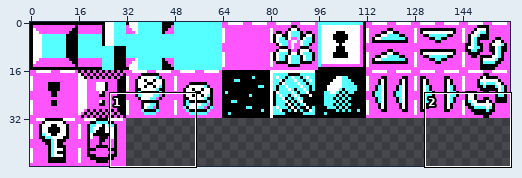
Edited in one commit: sprite sheet (dev/bitmaps/tileset.png). Above, an overview of the earlier version with the close-up marked.
Close-up. Old version:
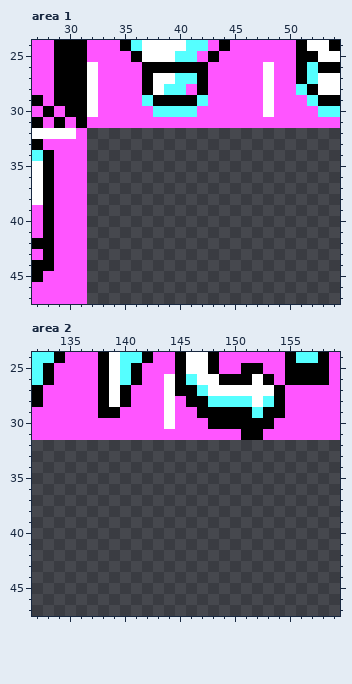
The file is 160x48 pixels. Shown: area 1: x 27..54, y 24..47; area 2: x 132..159, y 24..47.
Once edited:
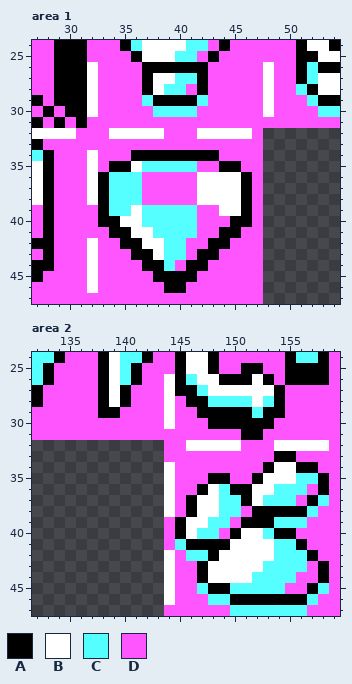
Palette (. is transparent): A #000000  B #ffffff  C #55ffff  D #ff55ff
Change:
{"where": "area 1"}
{"y":32,"x":32,"old":"................","new":"DDBBBBBDDDBBBBBD"}
{"y":33,"x":32,"old":"................","new":"DDDDDDDDDDDDDDDD"}
{"y":34,"x":32,"old":"................","new":"BDDDAAAAAAAADDDD"}
{"y":35,"x":32,"old":"................","new":"BDAABCCCCCDDAADD"}
{"y":36,"x":32,"old":"................","new":"BACCCDDDDDBBBBAD"}
{"y":37,"x":32,"old":"................","new":"BACCCDDDDDBBBBAD"}
{"y":38,"x":32,"old":"................","new":"BACCCDDDDDBBBBAD"}
{"y":39,"x":32,"old":"................","new":"DACCBCCCCCDDBBAD"}
{"y":40,"x":32,"old":"................","new":"DAABBCCCCCDDDAAD"}
{"y":41,"x":32,"old":"................","new":"DDAABBCCCCDDAADD"}
{"y":42,"x":32,"old":"................","new":"BDDAABBCCDDAADDD"}
{"y":43,"x":32,"old":"................","new":"BDDDAABCCDAADDDD"}
{"y":44,"x":32,"old":"................","new":"BDDDDAACDAADDDDD"}
{"y":45,"x":32,"old":"................","new":"BDDDDDAAAADDDDDD"}
{"y":46,"x":32,"old":"................","new":"BDDDDDDAADDDDDDD"}
{"y":47,"x":32,"old":"................","new":"DDDDDDDDDDDDDDDD"}
{"where": "area 2"}
{"y":32,"x":144,"old":"................","new":"DDBBBBBDDDBBBBBD"}
{"y":33,"x":144,"old":"................","new":"DDDDDDDDDDAADDDD"}
{"y":34,"x":144,"old":"................","new":"BDDDDDDDDABBAADD"}
{"y":35,"x":144,"old":"................","new":"BDDDAADDABBBCCAD"}
{"y":36,"x":144,"old":"................","new":"BDDABCAABBCCCDAD"}
{"y":37,"x":144,"old":"................","new":"BDABBCCABCCCDACD"}
{"y":38,"x":144,"old":"................","new":"BDABBCCDAAAAACDD"}
{"y":39,"x":144,"old":"................","new":"DABBCCDAAACCCDDD"}
{"y":40,"x":144,"old":"................","new":"DABCCDABBCAADDDD"}
{"y":41,"x":144,"old":"................","new":"DCAAAABBBBCCADDD"}
{"y":42,"x":144,"old":"................","new":"BDCCABBBBBCCCADD"}
{"y":43,"x":144,"old":"................","new":"BDDABBBBBCCCCDAD"}
{"y":44,"x":144,"old":"................","new":"BDDABBBBCCCCDDAD"}
{"y":45,"x":144,"old":"................","new":"BDDCAACCCCCDDACD"}
{"y":46,"x":144,"old":"................","new":"BDDDCCAAAAAAACDD"}
{"y":47,"x":144,"old":"................","new":"DDDDDDCCCCCCCDDD"}
